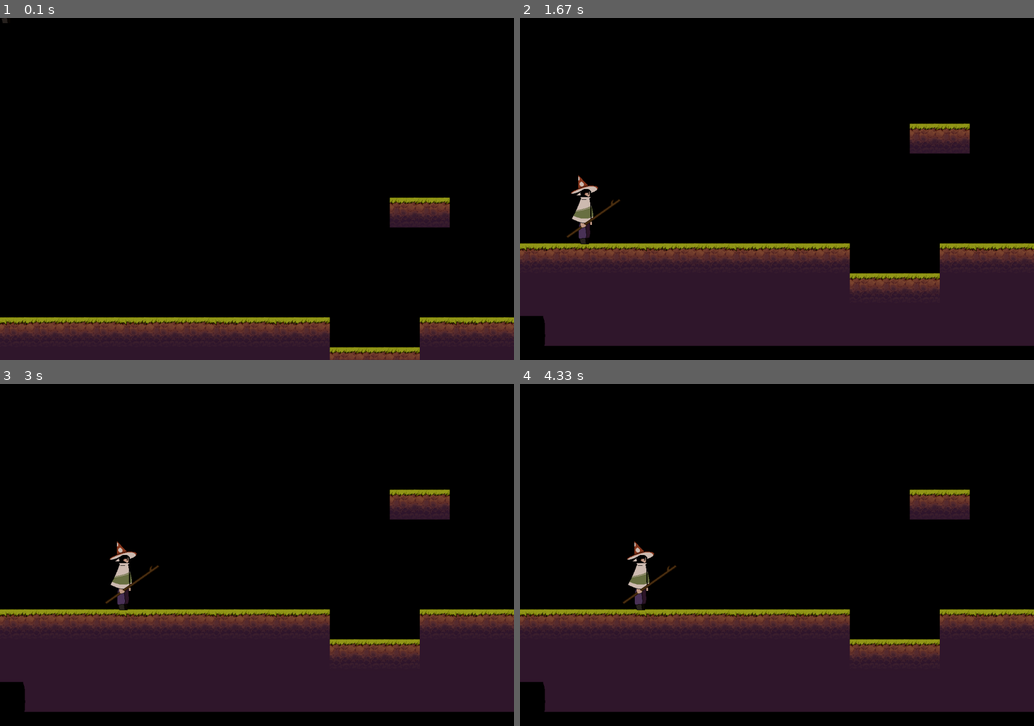
Above: before the commit, frames 1-4 (two rows, left to right).
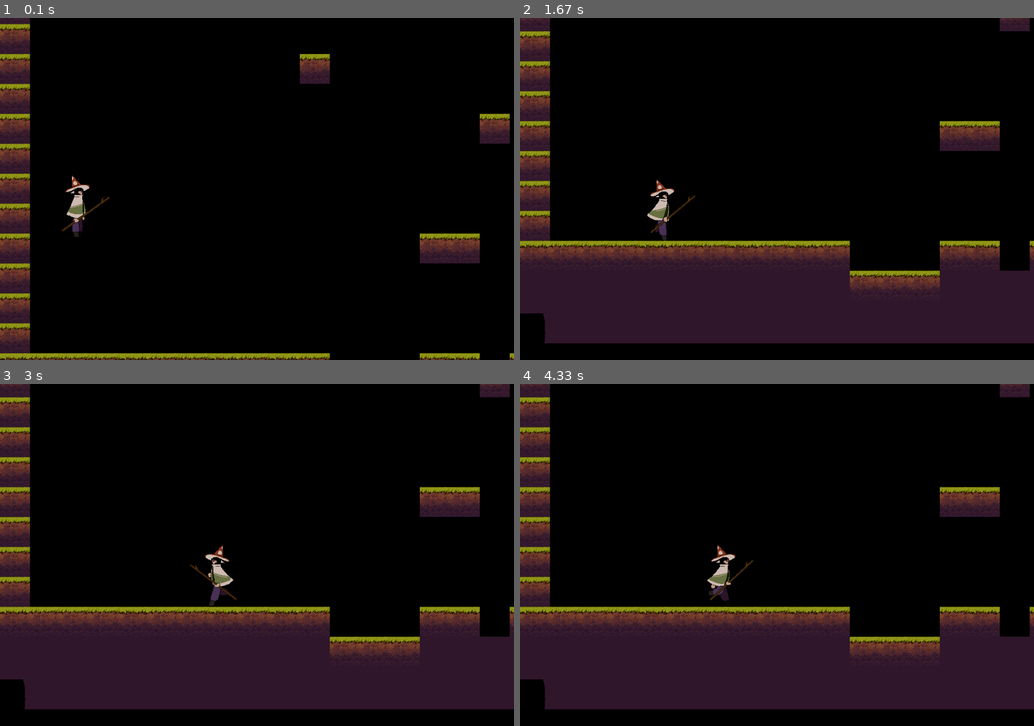
Above: after the commit, the same moments.

Repository: MariVermil/Pygame_project
Game: pygame game, started from main3.py
The game is run twice, just before and just after one commit, with the same random seed, the same clock (stepped at 60 frames per second) and the same inputs.
Inputs:
- Up to frame 1 (0.1 s): no input
- Up to frame 2 (1.67 s): hold Space 0.33-0.8 s; hold Right 0.33-0.8 s; tap A at 0.83, 1.17 s; hold Right from 1.5 s (still down)
- Up to frame 3 (3 s): release Right at 1.97 s; hold Right 2-2.47 s; hold Left from 2.5 s (still down)
- Up to frame 4 (4.33 s): release Left at 3.03 s; hold Left 3.07-3.47 s; hold Right 3.5-4.13 s; hold Left from 4.17 s (still down)

The runs differ from the first frame. In frame 1, 19% of the frame differs, in the area x 0-100%, y 0-100%; in frame 2, 10%; in frame 3, 10%; in frame 4, 10%.

Commit message:
добавлена анимация

Diff:
--- a/animation_test.py
+++ b/animation_test.py
@@ -42,10 +42,10 @@
     size = width, height = 200, 200
     screen = pg.display.set_mode(size)
     all_sprites = pg.sprite.Group()
-    sheet_dragon = load_image('walk.png')
-    cols, rows = (4, 1)
+    sheet_dragon = load_image('enemy_move.png')
+    cols, rows = (2, 1)
     x, y = (0, 0)
-    sprite_ = AnimaSprite(sheet_dragon, 4, 1, 0, 0)
+    sprite_ = AnimaSprite(sheet_dragon, 2, 1, 0, 0)
     fps = 5
     running = True
     while running:
--- a/data/level-01.map
+++ b/data/level-01.map
@@ -1,13 +1,17 @@
-............................................................................................
-............................................................................................
-............................................................................................
-............................................................................................
-.................................#..........................................................
-.......................................##...................................................
-.............##.............................................................................
-.................................................###...........................##...........
-............................................#...............................................
-............................................................................................
-1###1##1#1#...#1#####!.1###1##1#1#...#1#####!.1###1##1#1#...#1#####!.1###1##1#1#...#1#####!.
-///////////###////////.2////////////////////?.///////////###////////.2////////////////////?.
-2////////////////////?.2////////////////////?.///////////###////////.2////////////////////?.
+#........................................................................................
+#........................................................................................
+#........................................................................................
+#........................................................................................
+#.........#..............................................................................
+#........................................................................................
+#...............#....#...................................................................
+#.......................................................................................#
+#.................................#.....................................................#
+#.......................................##..............................................#
+#.............##........................................................................#
+#.................................................###.........................##........#
+#............................................#..........................................#
+#.......................................................................................#
+1###1##1#1#...#1.#####!.1###1##1#1#...#1#####!.1###1##1#1#...#1#####!.1###11#1#...#1#####
+///////////###///./////.2////////////////////?.///////////###////////.2//////////////////
+2/////////////////.///?.2////////////////////?.///////////###////////.2//////////////////
--- a/main3.py
+++ b/main3.py
@@ -5,16 +5,11 @@
 from pygame import time
 
 
-# import pyganim
-# import arcade
-
-
 def load_image(name):
     filename = os.path.join('data', name)
     try:
         image = pg.image.load(filename)
     except pg.error as error:
-        print('Не могу загрузить изображение:', name)
         raise SystemExit(error)
     return image
 
@@ -51,6 +46,17 @@
     return data_lst
 
 
+# разрезание листа с картинками на отдельные кадры
+def animasprite(sheet, cols, rows, x, y):
+    frames = []
+    rect = pg.Rect(0, 0, sheet.get_width() // cols, sheet.get_height() // rows)
+    for j in range(rows):
+        for i in range(cols):
+            frame_location = (rect.w * i, rect.h * j)
+            frames.append(sheet.subsurface(pg.Rect(frame_location, rect.size)))
+    return frames
+
+
 class Tile(pg.sprite.Sprite):
     def __init__(self, tile_type, pos_x, pos_y):
         super().__init__()
@@ -79,7 +85,6 @@
         # лимит
         x = min(0, x)  # лево
         y = min(0, y)  # верх
-        # x = max((self.width - run.width), x)  # право
         self.camera = pg.Rect(x, y, self.width, self.height)
 
 
@@ -88,20 +93,27 @@
         pg.sprite.Sprite.__init__(self)
         self.game = game
         # спрайт игрока
-        self.image = load_image('stand.png')
-        self.rect = pg.rect.Rect((0, 0), (80, 165))
+        self.stand = load_image('stand.png')
+        self.image = self.stand
+        self.rect = pg.rect.Rect((0, 0), (60, 100))
+        self.pos = vec(200, 700)
         # трение
         self.friction = -0.12
-        self.pos = vec(0, 0)
         # скорость передвижения игрока
         self.vel = vec(0, 0)
         # ускорение
         self.acc = vec(0, 0)
-        # переменные для анимации
+        # переменные для анимации, списки с кадрами
         self.walking = False
-        self.jumping = False
+        self.walk_r_lst = animasprite(load_image('walk.png'), 4, 1, 0, 0)
+        self.walk_l_lst = list()
+        for frame in self.walk_r_lst:
+            self.walk_l_lst.append(pg.transform.flip(frame, True, False))
+        # счетчик кадров
         self.current_frame = 0
         self.last_update = 0
+        # в какую сторону смотрит игрок
+        self.look = 0
 
     def jump(self):
         # стоит ли игрок на поверхности
@@ -112,22 +124,52 @@
             self.vel.y = -20
 
     def update(self):
+        self.animate()
         self.acc = vec(0, 0.7)
         # считывание нажатий кнопок передвижения
         key = pg.key.get_pressed()
         if key[pg.K_LEFT] or key[pg.K_a]:
-            self.acc.x = -0.6
+            self.acc.x = -0.65
+            self.look = 1
         if key[pg.K_RIGHT] or key[pg.K_d]:
-            self.acc.x = 0.6
-        # обновление координат игрока
-        # применение трения
+            self.acc.x = 0.65
+            self.look = 0
+        # ничего не получается :(
+        # обновление координат игрока, применение трения
         self.acc.x += self.vel.x * self.friction
         # выравнивание скорости + инерция
         self.vel += self.acc
+        if abs(self.vel.x) < 0.1:
+            self.vel.x = 0
         self.pos += self.vel + 0.5 * self.acc
-
         self.rect.midbottom = self.pos
 
+    def animate(self):
+        current = pg.time.get_ticks()
+        if self.vel.x != 0:
+            self.walking = True
+        else:
+            self.walking = False
+        # анимация ходьбы
+        if self.walking:
+            bottom = self.rect.bottom
+            if current - self.last_update > 190:
+                self.last_update = current
+                self.current_frame = (self.current_frame + 1) % len(self.walk_r_lst)
+                if self.vel.x > 0:
+                    self.image = self.walk_r_lst[self.current_frame]
+                else:
+                    self.image = self.walk_l_lst[self.current_frame]
+                self.rect = self.image.get_rect()
+                self.rect.bottom = bottom
+        if not self.walking:
+            bottom = self.rect.bottom
+            if self.look == 0:
+                self.image = self.stand
+            else:
+                self.image = pg.transform.flip(self.stand, True, False)
+            self.rect = self.image.get_rect()
+            self.rect.bottom = bottom
 
 def terminate():
     # Определяем отдельную функцию выхода из игры
@@ -140,7 +182,7 @@
 
 
 def start_screen():
-    # Выводим изображение заставки:
+    # заставка
     start_screen_background = load_image('start-screen.jpg')
     run.screen.blit(start_screen_background, (0, 0))
     while True:
@@ -156,7 +198,7 @@
     def __init__(self):
         self.running = True
         pg.init()
-        pg.display.set_caption('test')
+        pg.display.set_caption('Roota`s adventure')
         size = self.width, self.height = 1200, 800
         self.clock = pg.time.Clock()
         self.screen = pg.display.set_mode(size)
@@ -172,11 +214,12 @@
             'dirt_edge': load_image('dark_dirt_edge_right.png'),
             'dirt_edge2': load_image('dark_dirt_edge_left.png'),
         }
-        # Задаём размер тайлов:
+        # размер тайлов:
         self.tile_width = self.tile_height = 70
-        # Группа:
+        # Группы:
         self.tiles_group = pg.sprite.Group()
         self.all_sprites = pg.sprite.Group()
+        self.mobs = pg.sprite.Group()
         # генерация уровня
         self.levelmap = load_level('level-01.map')
         data_lst = generate_level(self.levelmap)
@@ -207,9 +250,9 @@
         # проверка коллюжена
         hits = pg.sprite.spritecollide(self.player, self.tiles_group, False)
         if hits:
-            self.player.pos.y = hits[0].rect.y
-            self.player.vel.y = 0
-            # ничего не получается :((
+            if self.player.vel.y >= 0:
+                self.player.pos.y = hits[0].rect.y
+                self.player.vel.y = 0
 
     def events(self):
         # цикл с событиями
@@ -222,6 +265,7 @@
             if event.type == pg.KEYDOWN:
                 if event.key == pg.K_SPACE:
                     self.player.jump()
+                    pass
 
     def draw(self):
         # прорисовка
@@ -230,8 +274,6 @@
             self.screen.blit(sprite.image, self.camera.apply(sprite))
         pg.display.flip()
 
-
-
     def show_go_screen(self):
         pass
 
Binary file added: data/enemy_move.png
Binary file changed: data/stand.png
Binary file changed: data/walk.png
